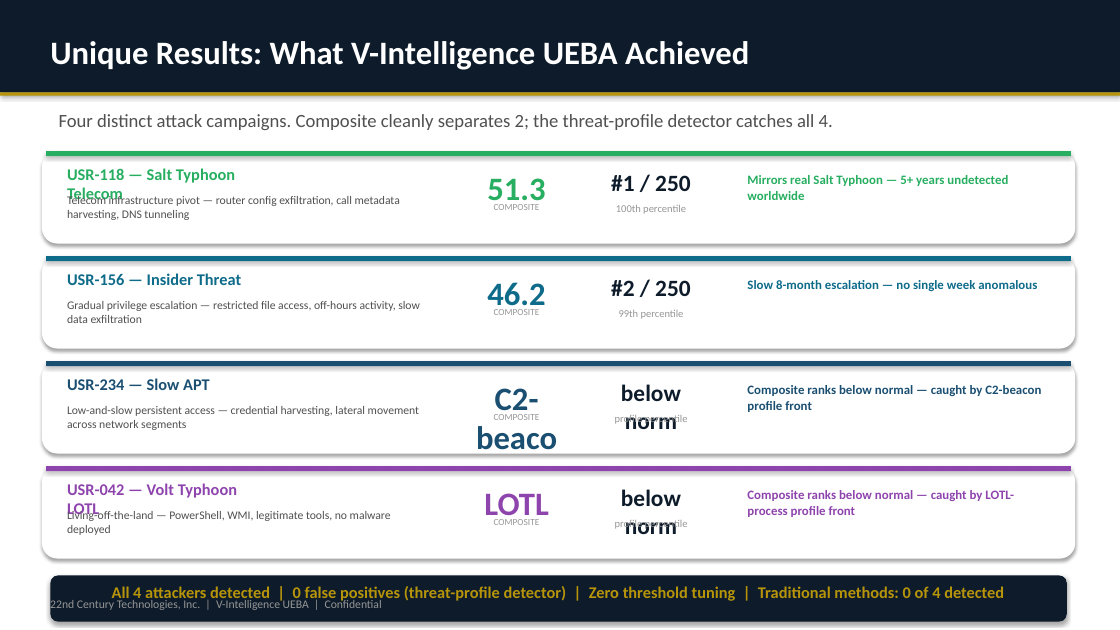
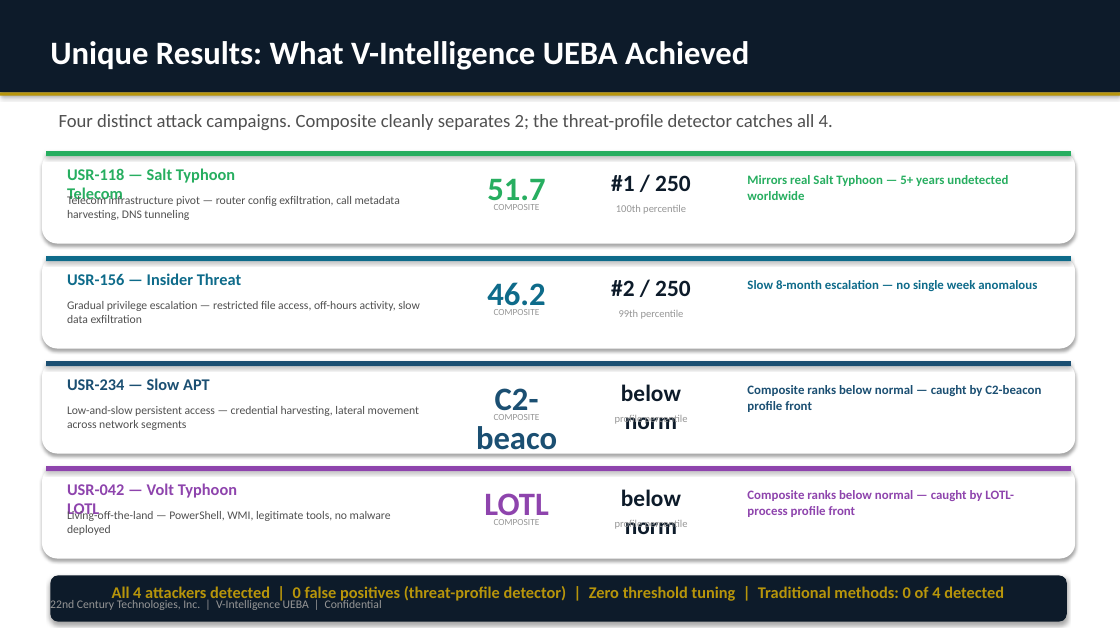
Before and after one commit to ravindrashukla/CyberUEBA_BehavioralIntel, a slide deck: slide 14 of docs/V_Intelligence_UEBA_Sales_Pitch_v2.pptx. Drawn at 1120x630 pixels with LibreOffice and Linux fonts; fonts in the diff are those of the drawing. Boxes give left, top, right and bottom in pixels: in the first picture for what was removed or moved away, otherwise in the second. Text is boxed around its words. In the diff, an @@ line names an element or a change of style, - is before the commit and + after.

```diff
--- a/docs/V_Intelligence_UEBA_Sales_Pitch_v2.pptx
+++ b/docs/V_Intelligence_UEBA_Sales_Pitch_v2.pptx
@@ text at (x1=487, y1=178, x2=545, y2=209): text changed @@
-51.3
+51.7
```
Also in this commit, not shown: 2 other slides changed, 27 other files.
